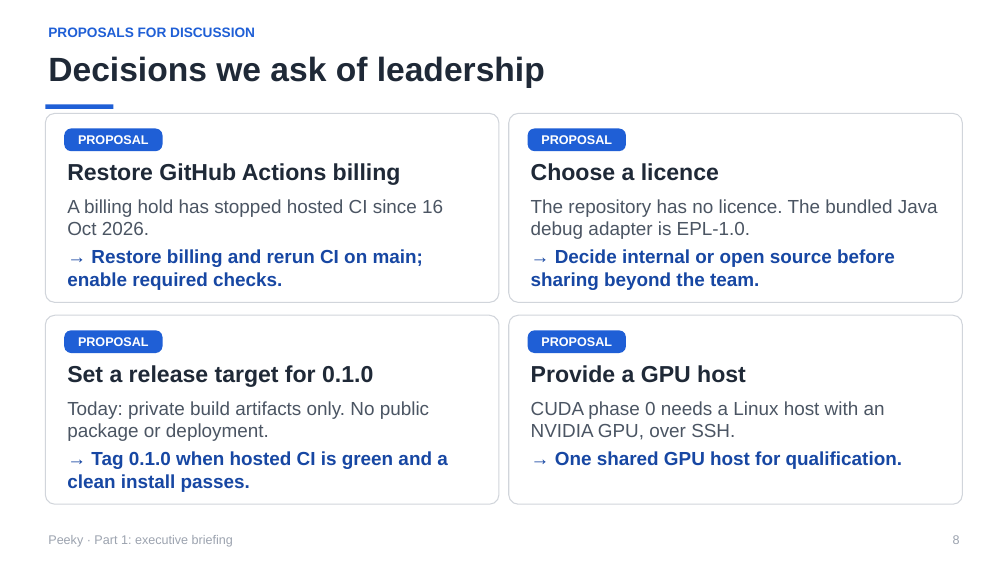
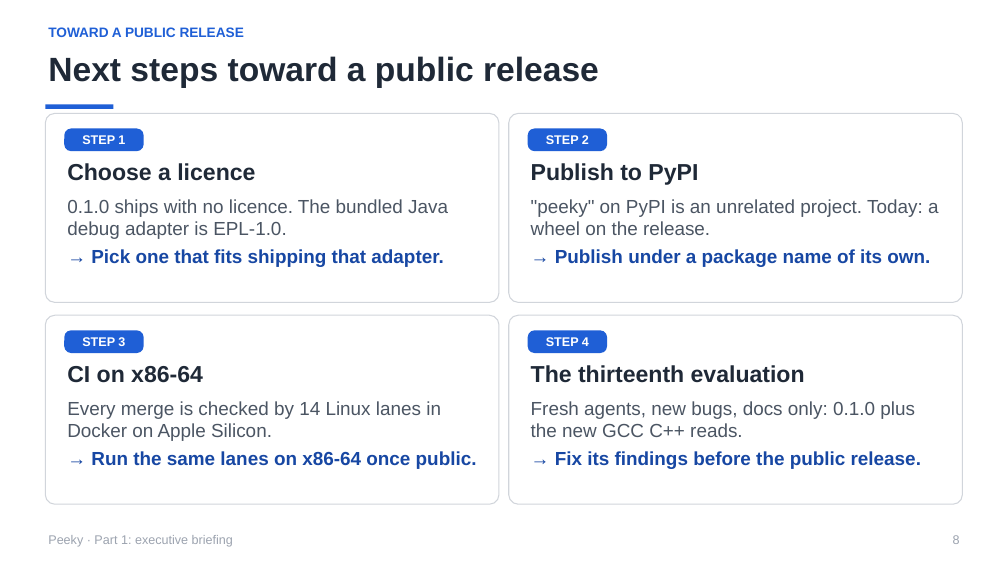
Before and after one commit to sushantmane/peeky, a slide deck: slide 8 of docs/presentation/Peeky.pptx. Drawn at 1008x567 pixels with LibreOffice and Linux fonts; fonts in the diff are those of the drawing. Boxes give left, top, right and bottom in pixels: in the first picture for what was removed or moved away, otherwise in the second. Text is boxed around its words. In the diff, an @@ line names an element or a change of style, - is before the commit and + after.

```diff
--- a/docs/presentation/Peeky.pptx
+++ b/docs/presentation/Peeky.pptx
@@ text at (x1=48, y1=27, x2=244, y2=37): text changed @@
-PROPOSALS FOR DISCUSSION
+TOWARD A PUBLIC RELEASE
@@ text at (x1=48, y1=56, x2=599, y2=88): text changed @@
-Decisions we ask of leadership
+Next steps toward a public release
@@ rounded rectangle "STEP 1" resized from (x1=64, y1=129, x2=163, y2=151) to (x1=64, y1=129, x2=144, y2=151) @@
@@ text in rounded rectangle at (x1=82, y1=135, x2=125, y2=144): text changed @@
-PROPOSAL
+STEP 1
@@ rounded rectangle "STEP 2" resized from (x1=528, y1=129, x2=626, y2=151) to (x1=528, y1=129, x2=607, y2=151) @@
@@ text in rounded rectangle at (x1=546, y1=135, x2=589, y2=144): text changed @@
-PROPOSAL
+STEP 2
@@ text at (x1=67, y1=163, x2=255, y2=181): text changed @@
-Restore GitHub Actions billing
+Choose a licence
@@ text at (x1=531, y1=163, x2=698, y2=185): text changed @@
-Choose a licence
+Publish to PyPI
@@ text at (x1=67, y1=199, x2=448, y2=239): text changed @@
-A billing hold has stopped hosted CI since 16 Oct 2026.
+0.1.0 ships with no licence. The bundled Java debug adapter is EPL-1.0.
@@ text at (x1=531, y1=199, x2=939, y2=235): text changed @@
-The repository has no licence. The bundled Java debug adapter is EPL-1.0.
+"peeky" on PyPI is an unrelated project. Today: a wheel on the release.
@@ text at (x1=91, y1=249, x2=443, y2=267): text changed @@
-→ Restore billing and rerun CI on main; enable required checks.
+→ Pick one that fits shipping that adapter.
@@ text at (x1=555, y1=249, x2=930, y2=267): text changed @@
-→ Decide internal or open source before sharing beyond the team.
+→ Publish under a package name of its own.
@@ rounded rectangle "STEP 3" resized from (x1=64, y1=330, x2=163, y2=353) to (x1=64, y1=330, x2=144, y2=353) @@
@@ text in rounded rectangle at (x1=82, y1=337, x2=125, y2=346): text changed @@
-PROPOSAL
+STEP 3
@@ rounded rectangle "STEP 4" resized from (x1=528, y1=330, x2=626, y2=353) to (x1=528, y1=330, x2=607, y2=353) @@
@@ text in rounded rectangle at (x1=546, y1=337, x2=589, y2=346): text changed @@
-PROPOSAL
+STEP 4
@@ text at (x1=67, y1=366, x2=203, y2=383): text changed @@
-Set a release target for 0.1.0
+CI on x86-64
@@ text at (x1=531, y1=365, x2=805, y2=383): text changed @@
-Provide a GPU host
+The thirteenth evaluation
@@ text at (x1=67, y1=401, x2=441, y2=441): text changed @@
-Today: private build artifacts only. No public package or deployment.
+Every merge is checked by 14 Linux lanes in Docker on Apple Silicon.
@@ text at (x1=531, y1=401, x2=915, y2=437): text changed @@
-CUDA phase 0 needs a Linux host with an NVIDIA GPU, over SSH.
+Fresh agents, new bugs, docs only: 0.1.0 plus the new GCC C++ reads.
@@ text at (x1=91, y1=451, x2=477, y2=469): text changed @@
-→ Tag 0.1.0 when hosted CI is green and a clean install passes.
+→ Run the same lanes on x86-64 once public.
@@ text at (x1=555, y1=451, x2=921, y2=469): text changed @@
-→ One shared GPU host for qualification.
+→ Fix its findings before the public release.
```
Also in this commit, not shown: 7 other slides changed, 1 other file.
